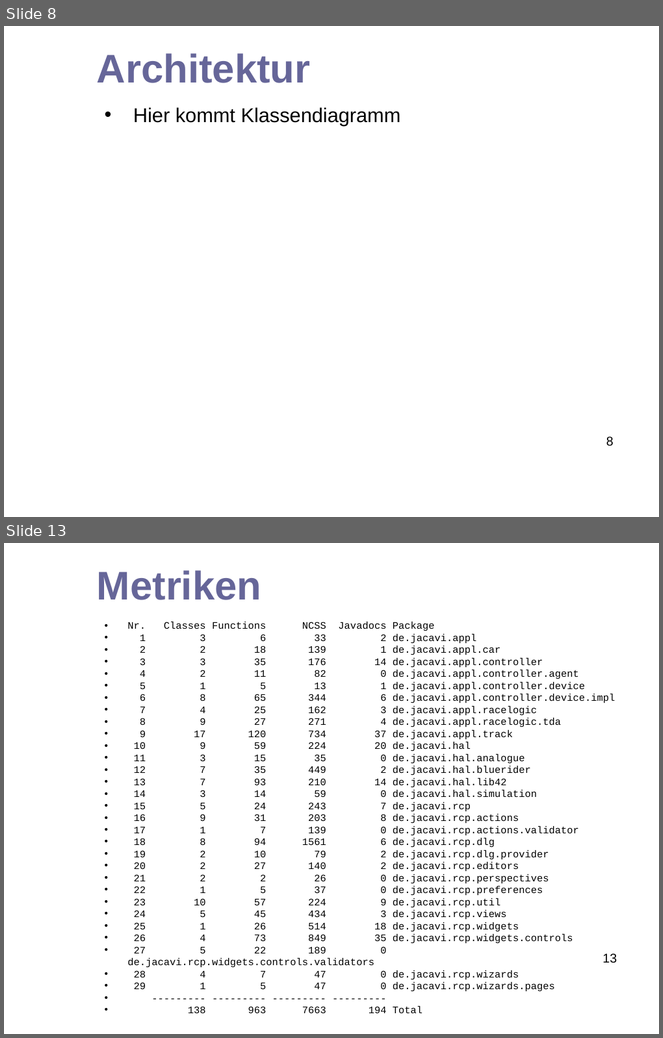
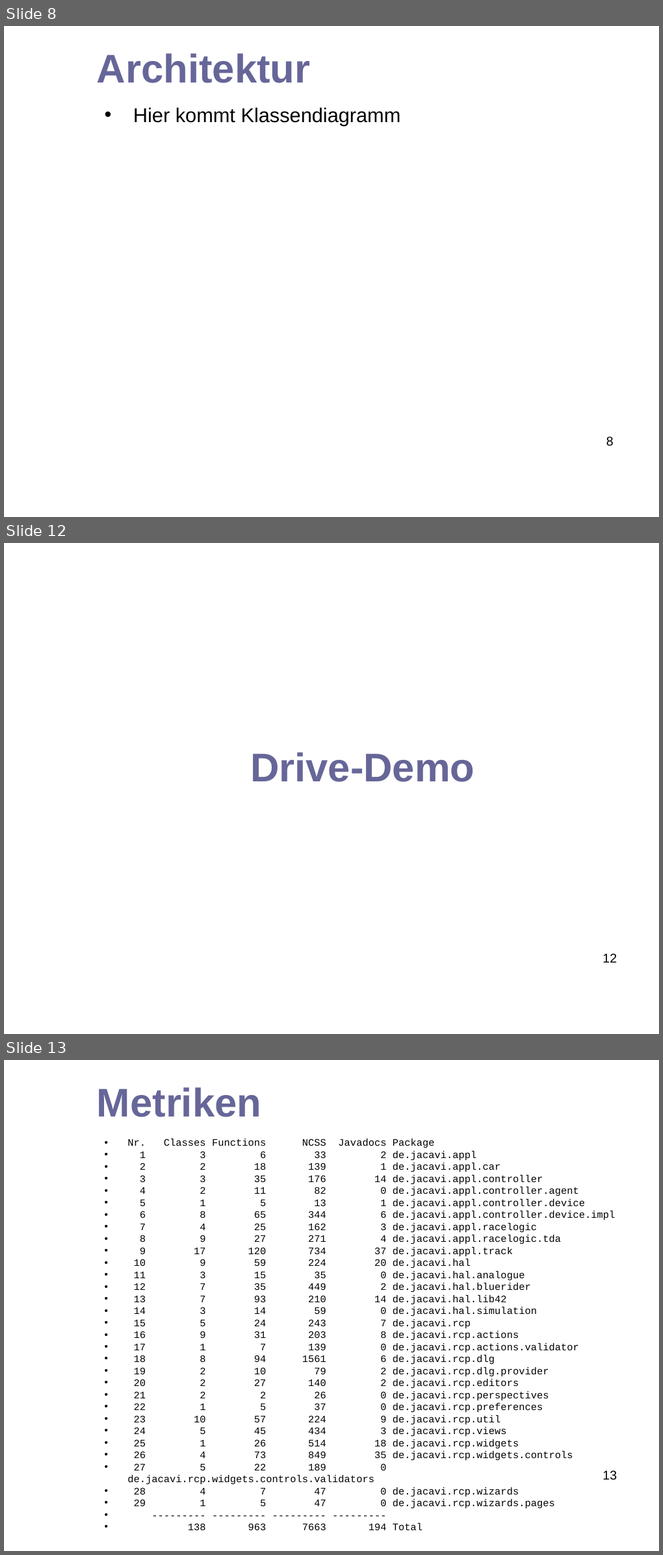
Before and after one commit to hheimbuerger/jacavi, a slide deck: docs/presentation documents/Abschlusspräsentation_JaCaVi.odp. Shown one above the other, each under a label of ours: slides 8 and 13 before the commit, slides 8, 12 and 13 after it; the slides between them are not shown. The pictures are 663x1038 and 663x1555 pixels, drawn with LibreOffice and Linux fonts; fonts in the diff are those of the drawing; background and template pictures are left out. Boxes give left, top, right and bottom in pixels: in the first picture for what was removed or moved away, otherwise in the second. Text is boxed around its words. In the diff, an @@ line names an element or a change of style, - is before the commit and + after.

```diff
--- a/docs/presentation documents/Abschlusspräsentation_JaCaVi.odp
+++ b/docs/presentation documents/Abschlusspräsentation_JaCaVi.odp
@@ slide 12 added at (4, 543, 659, 1034), background picture (left out) @@
@@ title added at (250, 752, 475, 782), 44 pt, text #666699, bold @@
+Drive-Demo
@@ page number added at (603, 954, 617, 963), 14 pt, text #000000 @@
+12
```
Also in this commit, not shown: 7 slides changed, 1 other slide added, 2 slides removed.
